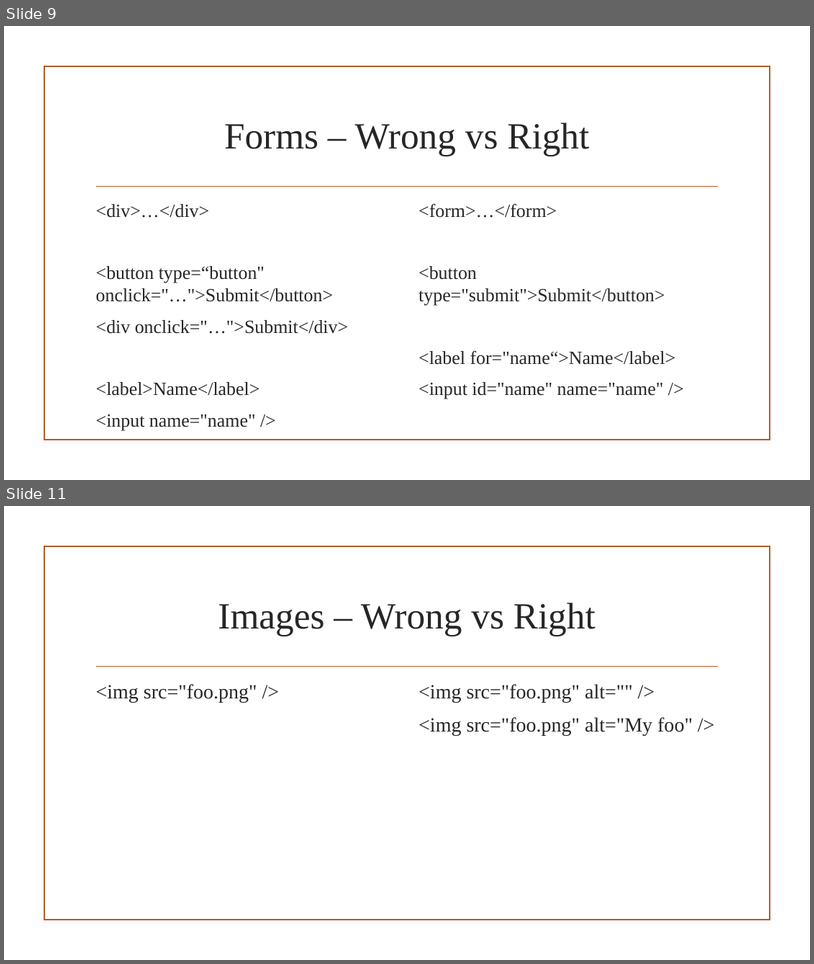
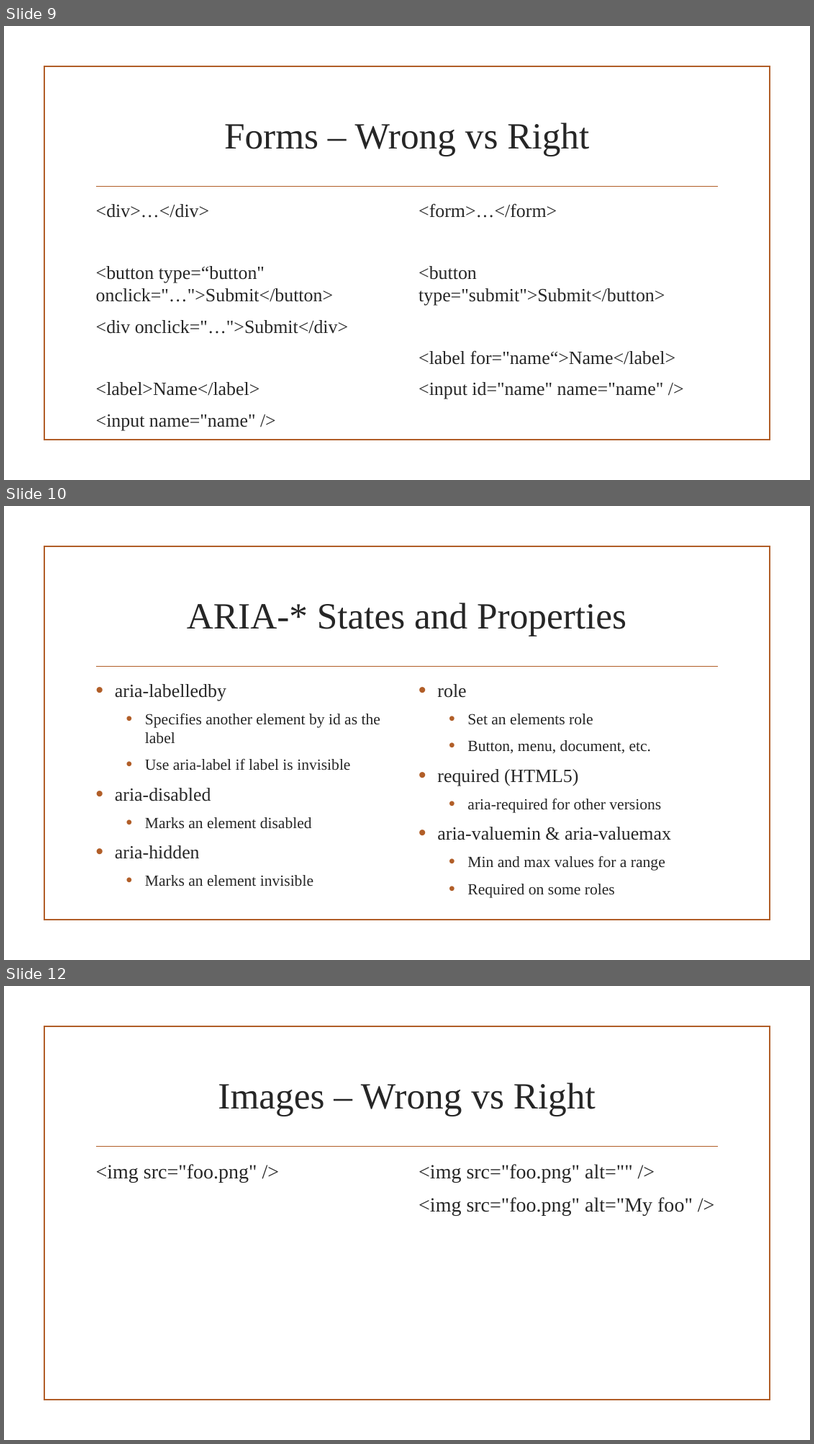
Before and after one commit to Hosch250/MDC2020AccessibilityTalk, a slide deck: MDC Presentation.pptx. Shown one above the other, each under a label of ours: slides 9 and 11 before the commit, slides 9, 10 and 12 after it; the slides between them are not shown. The pictures are 814x964 and 814x1444 pixels, drawn with LibreOffice and Linux fonts; fonts in the diff are those of the drawing; background and template pictures are left out. Boxes give left, top, right and bottom in pixels: in the first picture for what was removed or moved away, otherwise in the second. Text is boxed around its words. In the diff, an @@ line names an element or a change of style, - is before the commit and + after.

```diff
--- a/MDC Presentation.pptx
+++ b/MDC Presentation.pptx
@@ slide 10 added at box(4, 506, 810, 960), background picture (left out); not listed: 2 template elements that a slide beside it also shows @@
@@ title added at box(187, 602, 627, 636), 44 pt, text #262626 @@
+ARIA-* States and Properties
@@ text added at box(115, 684, 381, 886), 18.5 pt, text #262626 @@
+• aria-labelledby
+  • Specifies another element by id as the label
+  • Use aria-label if label is invisible
+• aria-disabled
+  • Marks an element disabled
+• aria-hidden
+  • Marks an element invisible
@@ text added at box(437, 684, 671, 898), 18.5 pt, text #262626 @@
+• role
+  • Set an elements role
+  • Button, menu, document, etc.
+• required (HTML5)
+  • aria-required for other versions
+• aria-valuemin & aria-valuemax
+  • Min and max values for a range
+  • Required on some roles
@@ what was slide 11 is now slide 12 @@
```
Also in this commit, not shown: 2 slides changed.
